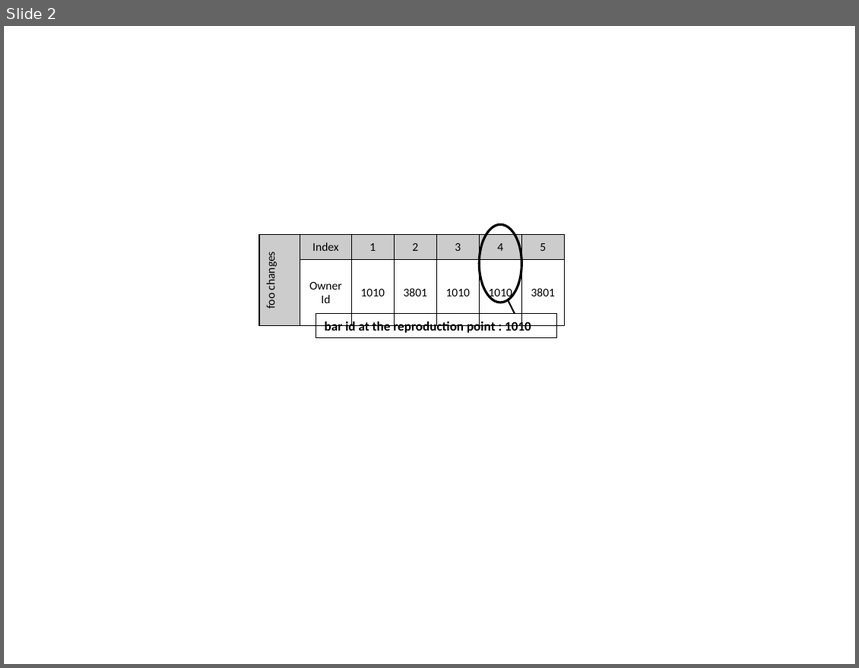
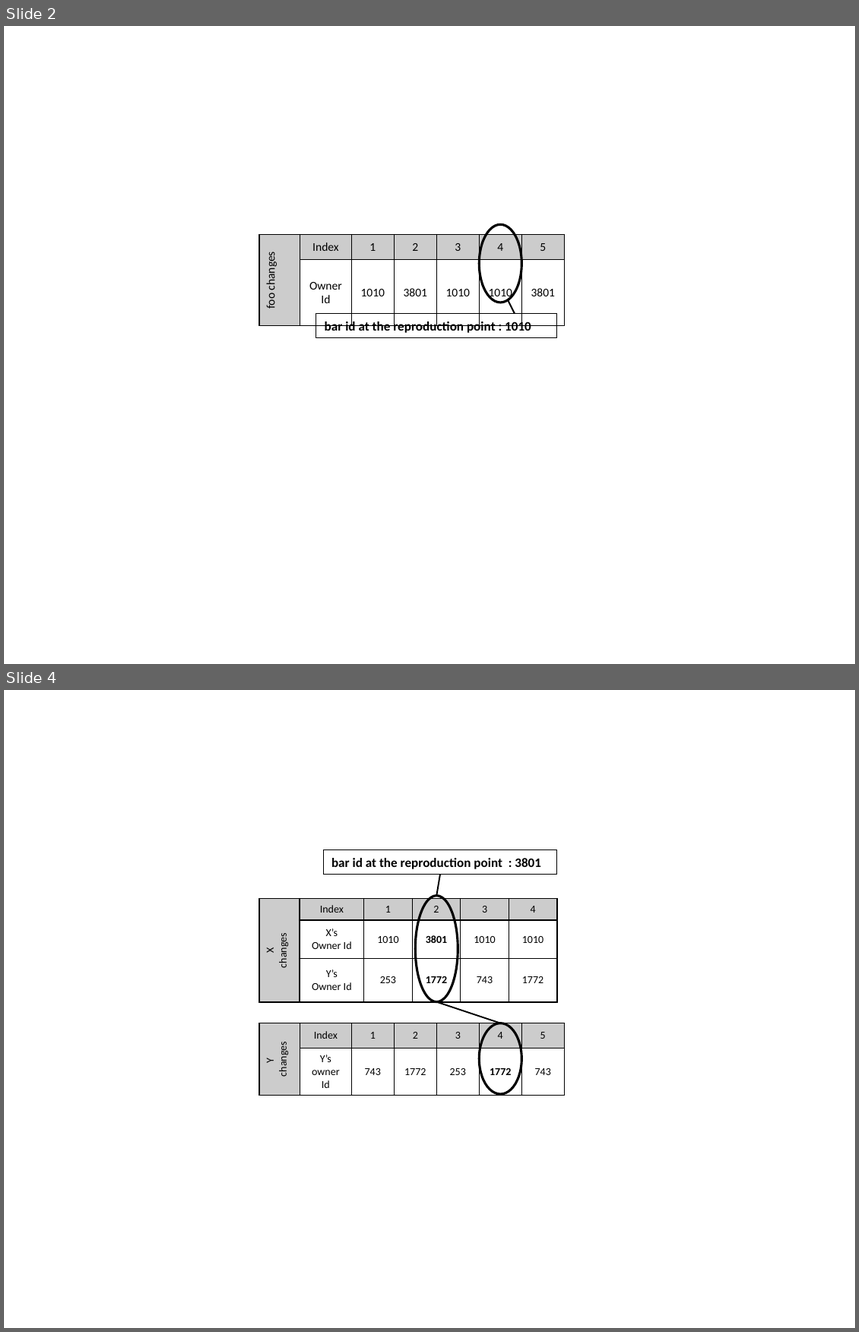
Before and after one commit to SoftwareEngineeringToolDemos/FSE-2011-Querypoint, a slide deck: papers/pldi2011/drawings.pptx. Shown one above the other, each under a label of ours: slide 2 before the commit, slides 2 and 4 after it; the slides between them are not shown. The pictures are 859x668 and 859x1332 pixels, drawn with LibreOffice and Linux fonts; fonts in the diff are those of the drawing. Boxes give left, top, right and bottom in pixels: in the first picture for what was removed or moved away, otherwise in the second. Text is boxed around its words. In the diff, an @@ line names an element or a change of style, - is before the commit and + after.

```diff
--- a/papers/pldi2011/drawings.pptx
+++ b/papers/pldi2011/drawings.pptx
@@ slide 4 added at [4,690,855,1328], background #FFFFFF @@
@@ rectangle added at [323,850,557,875], outline #000000 0.75 pt, 11 pt, text #000000, bold @@
+bar id at the reproduction point : 3801
@@ line added from (439, 875) to (436, 896), #000000 1.25 pt @@
@@ table added at [259,898,558,999], 3 rows, 6 columns @@
+X / changes | Index | 1 | 2 | 3 | 4
+ | X’s / Owner Id | 1010 | 3801 | 1010 | 1010
+ | Y’s / Owner Id | 253 | 1772 | 743 | 1772
@@ ellipse added at [415,896,458,1002], outline #000000 2 pt @@
@@ line added from (436, 1002) to (500, 1024), #000000 1.25 pt @@
@@ table added at [259,1024,565,1095], 2 rows, 7 columns @@
+Y / changes | Index | 1 | 2 | 3 | 4 | 5
+ | Y’s owner Id | 743 | 1772 | 253 | 1772 | 743
@@ ellipse added at [479,1024,522,1094], outline #000000 2 pt @@
```
Also in this commit, not shown: 1 other slide added, 3 other files.
